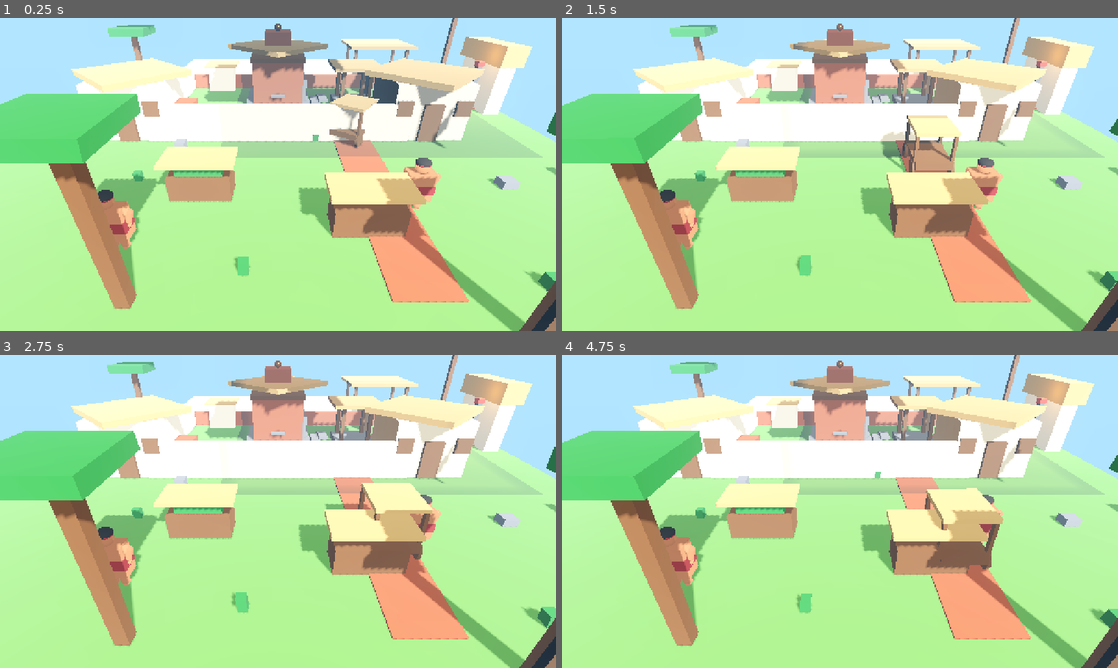
Above: before the commit, frames 1-4 (two rows, left to right).
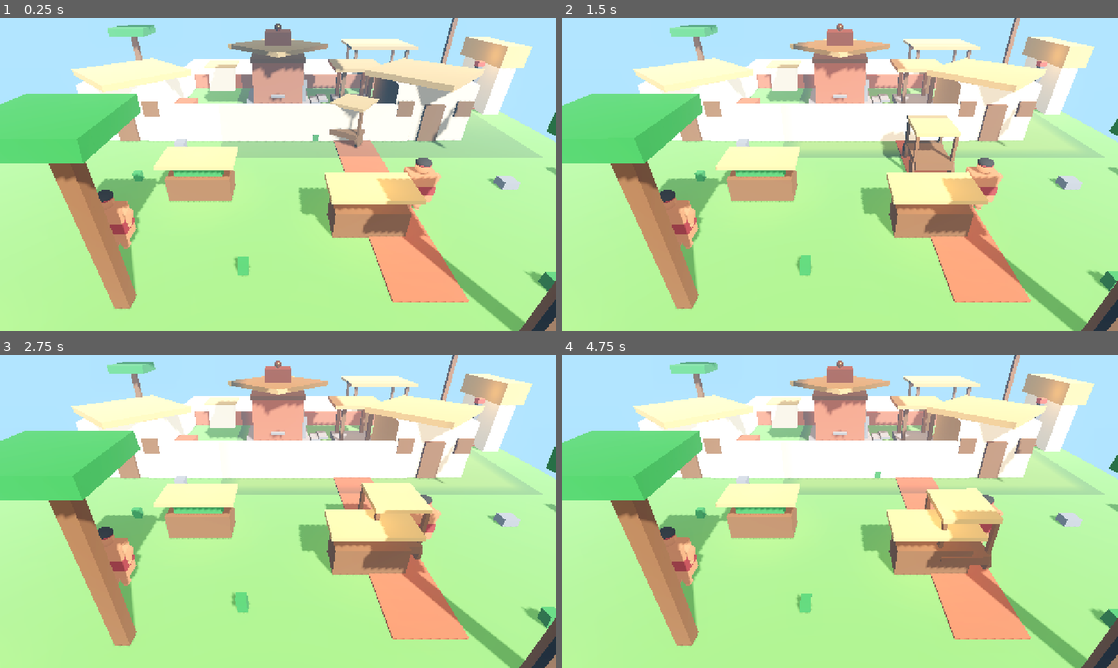
Above: after the commit, the same moments.

Repository: neerajaj96/kalari-game
Game: Godot game, scene res://scenes/village.tscn
The game is run twice, just before and just after one commit, with the same random seed, the same clock (stepped at 60 frames per second) and the same inputs. This scene is started directly instead of the project's main scene.
Inputs (mouse positions are in pixels of both pictures, inside the frame that each line leads up to):
- Up to frame 1 (0.25 s): no input
- Up to frame 2 (1.5 s): move the mouse to (962, 158) at 0.52 s; hold Right (ui_right) 0.53-1.25 s; click (962, 158) at 0.67 s; drag from (728, 190) to (812, 237) at 1.27 s
- Up to frame 3 (2.75 s): move the mouse to (333, 442) at 2.02 s; hold Right (ui_right) from 2.03 s (still down)
- Up to frame 4 (4.75 s): release Right (ui_right) at 2.75 s; drag from (812, 574) to (673, 464) at 2.77 s; move the mouse to (1006, 558) at 3.52 s; hold Left (ui_left) 3.53-4.25 s; drag from (673, 464) to (756, 433) at 4.27 s

The runs differ from the first frame. In frame 1, 0.9% of the frame differs, in the area x 34-76%, y 3-63%; in frame 2, 1.6%; in frame 3, 1.4%; in frame 4, 1.9%, in the area x 30-79%, y 1-65%.

Commit message:
P3 hero lamps: sanctum/mandapa/market/hermitage/boat flames + flicker export + 8u gate, versionCode 18 / 0.12.0-lamps

Diff:
--- a/scenes/village.tscn
+++ b/scenes/village.tscn
@@ -21,6 +21,7 @@
 [ext_resource type="Material" path="res://shaders/water_fx.tres" id="19"]
 [ext_resource type="PackedScene" path="res://scenes/cart.tscn" id="20"]
 [ext_resource type="PackedScene" path="res://scenes/boat.tscn" id="21"]
+[ext_resource type="Script" path="res://scripts/lamp_flicker.gd" id="22"]
 
 [sub_resource type="Environment" id="env"]
 background_mode = 1
@@ -792,6 +793,50 @@
 light_energy = 0.8
 omni_range = 6.0
 
+[node name="SanctumLamp" type="OmniLight3D" parent="."]
+script = ExtResource("22")
+position = Vector3(0.9, 2.3, -10.0)
+light_color = Color(1, 0.72, 0.38, 1)
+light_energy = 0.9
+omni_range = 4.0
+base = 0.9
+
+[node name="MandapaLamp" type="OmniLight3D" parent="."]
+script = ExtResource("22")
+position = Vector3(5.2, 2.2, -10.0)
+light_color = Color(1, 0.72, 0.38, 1)
+light_energy = 0.7
+omni_range = 5.0
+base = 0.7
+
+[node name="MarketLamp1" type="OmniLight3D" parent="."]
+script = ExtResource("22")
+position = Vector3(-3.0, 2.4, 1.0)
+light_color = Color(1, 0.72, 0.38, 1)
+light_energy = 0.6
+omni_range = 4.0
+base = 0.6
+
+[node name="MarketLamp2" type="OmniLight3D" parent="."]
+script = ExtResource("22")
+position = Vector3(3.0, 2.4, 3.0)
+light_color = Color(1, 0.72, 0.38, 1)
+light_energy = 0.6
+omni_range = 4.0
+base = 0.6
+
+[node name="HermitageLamp" type="OmniLight3D" parent="."]
+position = Vector3(-8.0, 1.8, 8.5)
+light_color = Color(1, 0.72, 0.38, 1)
+light_energy = 0.6
+omni_range = 4.0
+
+[node name="BoatLamp" type="OmniLight3D" parent="."]
+position = Vector3(-12.0, 1.6, 12.0)
+light_color = Color(1, 0.72, 0.38, 1)
+light_energy = 0.5
+omni_range = 3.0
+
 [node name="Rain" type="CPUParticles3D" parent="."]
 emitting = false
 amount = 150
--- a/scripts/lamp_flicker.gd
+++ b/scripts/lamp_flicker.gd
@@ -3,7 +3,7 @@
 # Glow sync: shared shrine_yellow emission breathes with the flame.
 
 var t := 0.0
-var base := 1.3
+@export var base := 1.3
 var _glow_mat: StandardMaterial3D = null
 
 func _ready() -> void:
Not shown, changed: export_presets.cfg
Not shown: 1 places in scenes/village.tscn that only renumber resources
Not shown, changed: tools/check.py
